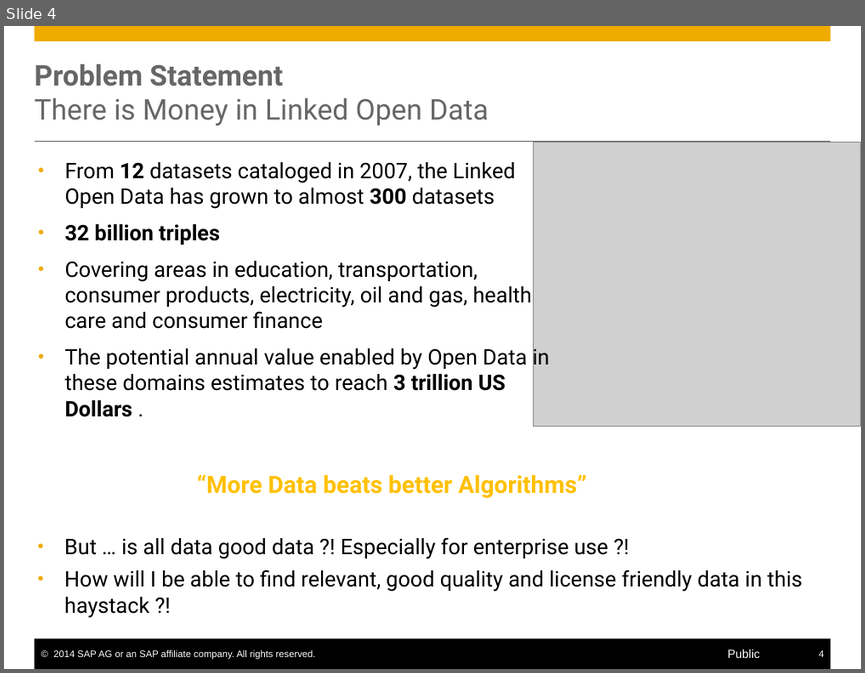
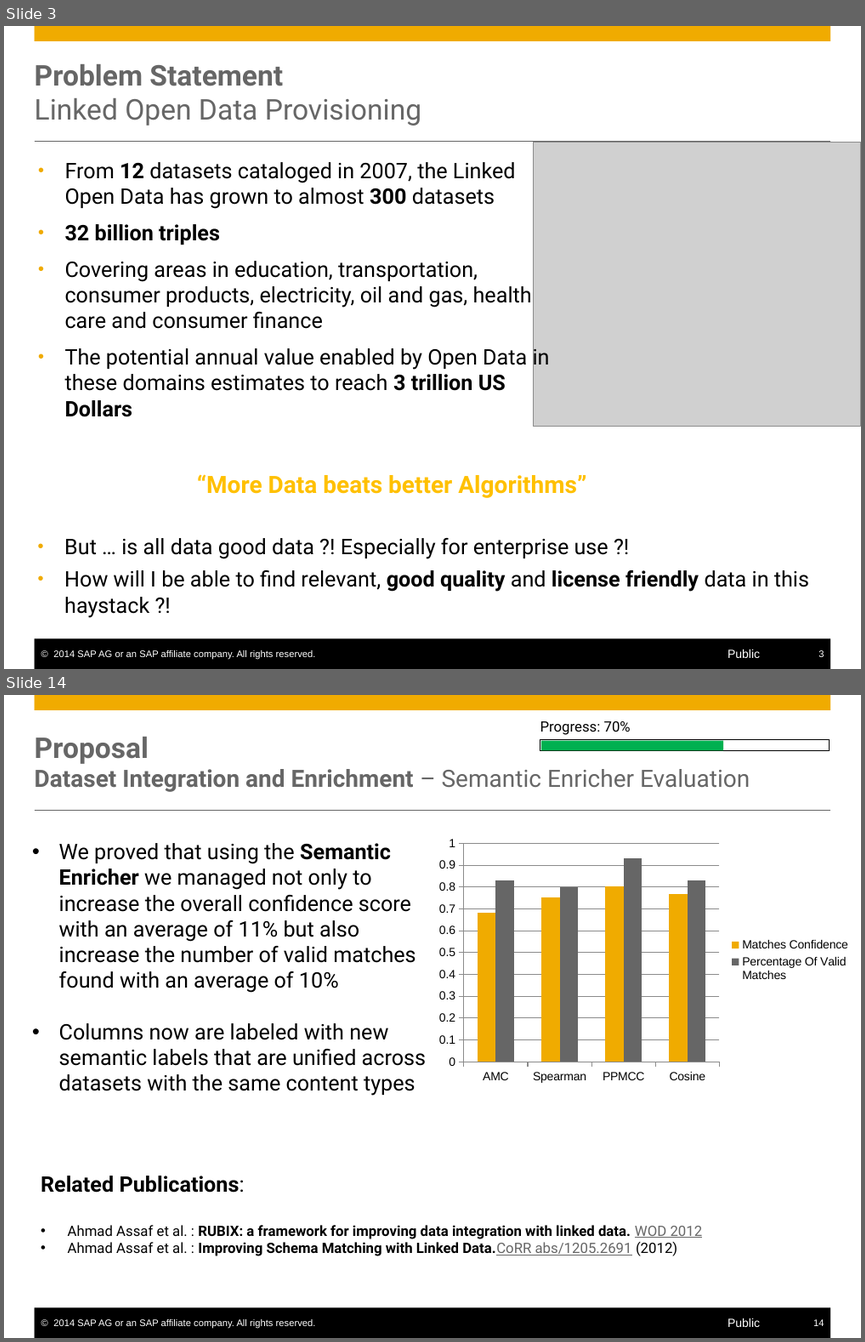
Before and after one commit to S-c-H-i-Z-o/PhD, a slide deck: Progress Reports CIFRE & Workplans/PhD Interim Report/presentation/Self-Service Data Provisioning through Semantic Enrichment of Data.pptx. Shown one above the other, each under a label of ours: slide 4 before the commit, slides 3 and 14 after it; the slides between them are not shown. The pictures are 865x673 and 865x1342 pixels, drawn with LibreOffice and Linux fonts; fonts in the diff are those of the drawing; grey boxes stand for pictures. Boxes give left, top, right and bottom in pixels: in the first picture for what was removed or moved away, otherwise in the second. Text is boxed around its words. In the diff, an @@ line names an element or a change of style, - is before the commit and + after.

```diff
--- a/Progress Reports CIFRE & Workplans/PhD Interim Report/presentation/Self-Service Data Provisioning through Semantic Enrichment of Data.pptx
+++ b/Progress Reports CIFRE & Workplans/PhD Interim Report/presentation/Self-Service Data Provisioning through Semantic Enrichment of Data.pptx
@@ slide 14 added at [4,695,861,1338], background #FFFFFF; not listed: 6 template elements that a slide beside it also shows @@
@@ title added at [35,737,749,792], 20 pt, text #666666, bold @@
+Proposal
+Dataset Integration and Enrichment – Semantic Enricher Evaluation
@@ rectangle added at [540,739,829,751], fill #FFFFFF, outline #000000 0.5 pt @@
@@ text added at [540,721,630,735], 12 pt, text #000000 @@
+Progress: 70%
@@ rectangle added at [541,740,724,751], fill #00B050 @@
@@ text added at [59,843,426,1095], 18 pt, text #000000 @@
+• We proved that using the Semantic Enricher we managed not only to increase the overall confidence score with an average of 11% but also increase the number of valid matches found with an average of 10%
+• Columns now are labeled with new semantic labels that are unified across datasets with the same content types
@@ column chart added at [431,831,859,1089] @@
+categories: AMC, Spearman, PPMCC, Cosine
+Matches Confidence: 0.68, 0.75, 0.8, 0.77
+Percentage Of Valid Matches: 0.83, 0.8, 0.93, 0.83
@@ text added at [41,1175,703,1256], 12 pt, text #000000, bold @@
+Related Publications:
+• Ahmad Assaf et al. : RUBIX: a framework for improving data integration with linked data. WOD 2012
+• Ahmad Assaf et al. : Improving Schema Matching with Linked Data.CoRR abs/1205.2691 (2012)
@@ what was slide 4 is now slide 3 @@
@@ slide 3 changed as well @@
@@ title at [35,64,421,125]: text changed @@
-Problem Statement
-There is Money in Linked Open Data
+Problem Statement
+Linked Open Data Provisioning
@@ text at [65,345,550,417]: text changed @@
-• The potential annual value enabled by Open Data in these domains estimates to reach 3 trillion US Dollars .
+• The potential annual value enabled by Open Data in these domains estimates to reach 3 trillion US Dollars
@@ text at [64,570,809,618]: bold on in "good quality license friendly" @@
@@ page number at [818,650,823,657]: text changed @@
-4
+3
```
Also in this commit, not shown: 16 other slides changed, 16 other slides added, 3 slides removed, 23 other files.
